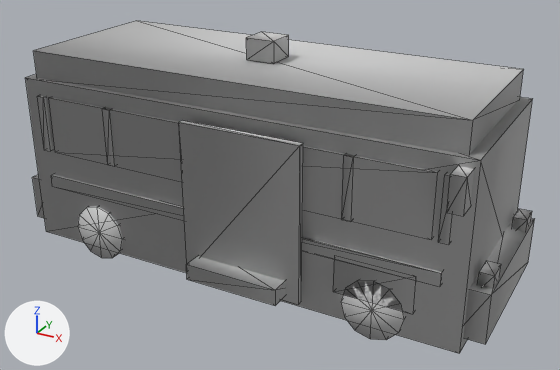
An edit to the FBX model game/Airside/Assets/Airside/Art/Models/Vehicles/mdl_passenger_bus_apron_authored_v01.fbx, drawn before and after from the same camera.
Both versions are drawn from a 50 mm lens placed at (0.0342, -0.0598, 0.0382), pointed at (0.0018, -0.001, 0.0088). The lights are fixed; the arrows at lower left show +X, +Y and +Z. The first picture is the older version. Mesh edges are drawn as thin lines. Where no turn or scale is listed for an object, it has been applied to the vertices.

Names of what the first picture shows: 'beacon', 'bumper_front', 'bus_body', 'cabin_roof', 'door_frame', 'mirror_l', 'step', 'stripe', 'wheel_arch_fl', 'wheel_fl', 'wheel_rl', 'windows' and 7 more.
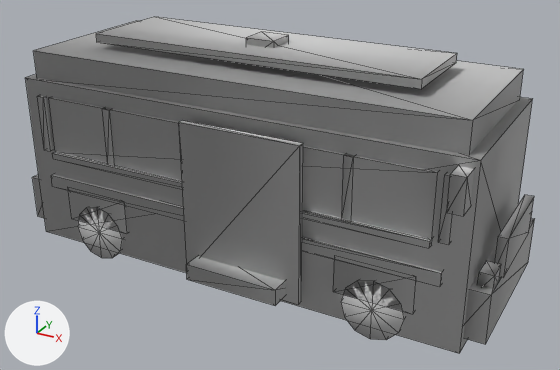
Boxes (x1, y1, x2, y2) around the edits, measured in the pictures (560 x 370 px):
'roof_rack', added
    after: (96, 17, 457, 89)
'window_sill', added
    after: (53, 152, 432, 248)
'grill', added
    after: (495, 195, 534, 278)
'wheel_arch_rl', added
    after: (68, 191, 128, 234)

Patch to the scene script:
```diff
--- a/game/Airside/Assets/Airside/Art/Models/Vehicles/mdl_passenger_bus_apron_authored_v01.fbx.py
+++ b/game/Airside/Assets/Airside/Art/Models/Vehicles/mdl_passenger_bus_apron_authored_v01.fbx.py
@@ me_mesh_008_1 @@
+me_mesh_008_1.from_pydata(...)  # a box spanning x -0.019..0.019, y -0.0089..-0.0083, z 0.0102..0.0108
+me_mesh_008_1.polygons.foreach_set('use_smooth', [True] * 12)
+me_mesh_008_1.materials.append(mat_defaultmaterial)  # light grey #cbcbcb
@@ me_mesh_033 @@
+me_mesh_033.from_pydata(...)  # a box spanning x -0.016..0.016, y -0.0045..0.0045, z 0.0211..0.0219
+me_mesh_033.polygons.foreach_set('use_smooth', [True] * 12)
+me_mesh_033.materials.append(mat_defaultmaterial)  # light grey #cbcbcb
@@ me_mesh_034 @@
+me_mesh_034.from_pydata(...)  # a box spanning x 0.0231..0.0239, y -0.0045..0.0045, z 0.00675..0.01025
+me_mesh_034.polygons.foreach_set('use_smooth', [True] * 12)
+me_mesh_034.materials.append(mat_defaultmaterial)  # light grey #cbcbcb
@@ me_mesh_020_1 @@
+me_mesh_020_1.from_pydata(...)  # a box spanning x -0.018..-0.011, y -0.0084..-0.0072, z 0.00375..0.00725
+me_mesh_020_1.polygons.foreach_set('use_smooth', [True] * 12)
+me_mesh_020_1.materials.append(mat_defaultmaterial)  # light grey #cbcbcb
@@ ob_window_sill @@
+ob_window_sill = bpy.data.objects.new('window_sill', me_mesh_008_1)
+ob_window_sill.location = (0.0, 0.0, 0.0)
@@ ob_roof_rack @@
+ob_roof_rack = bpy.data.objects.new('roof_rack', me_mesh_033)
+ob_roof_rack.location = (0.0, 0.0, 0.0)
@@ ob_grill @@
+ob_grill = bpy.data.objects.new('grill', me_mesh_034)
+ob_grill.location = (0.0, 0.0, 0.0)
@@ ob_wheel_arch_rl @@
+ob_wheel_arch_rl = bpy.data.objects.new('wheel_arch_rl', me_mesh_020_1)
+ob_wheel_arch_rl.location = (0.0, 0.0, 0.0)
```
